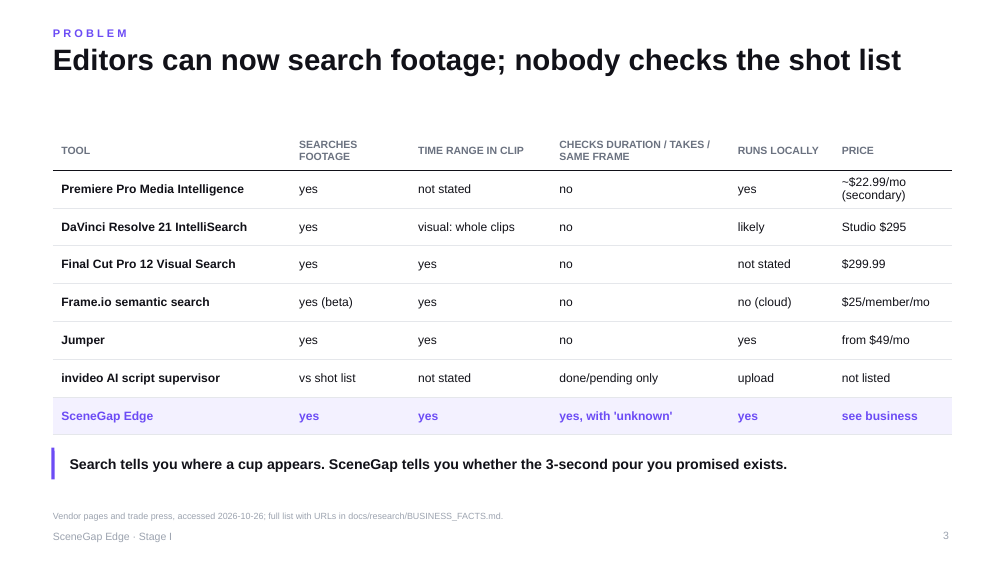
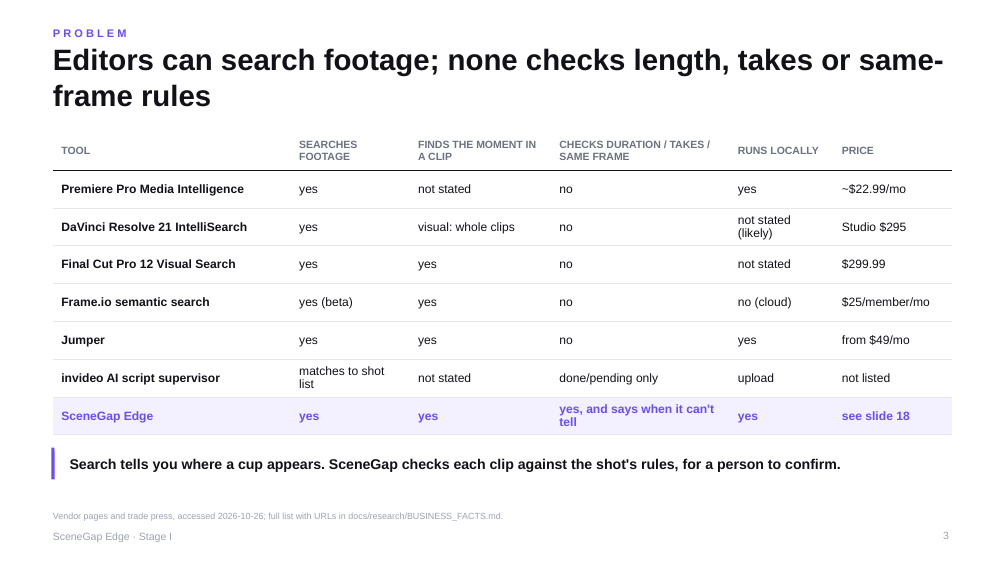
Before and after one commit to yu9bryan/scenegap-edge, a slide deck: slide 3 of docs/deck/SceneGapEdge_StageI_Proposal.pptx. Drawn at 1008x567 pixels with LibreOffice and Linux fonts; fonts in the diff are those of the drawing. Boxes give left, top, right and bottom in pixels: in the first picture for what was removed or moved away, otherwise in the second. Text is boxed around its words. In the diff, an @@ line names an element or a change of style, - is before the commit and + after.

```diff
--- a/docs/deck/SceneGapEdge_StageI_Proposal.pptx
+++ b/docs/deck/SceneGapEdge_StageI_Proposal.pptx
@@ title at (53,48,944,107): text changed @@
-Editors can now search footage; nobody checks the shot list
+Editors can search footage; none checks length, takes or same-frame rules
@@ table at (53,132,953,430) @@
-row 1, column 3: TIME RANGE IN CLIP
+row 1, column 3: FINDS THE MOMENT IN A CLIP
-row 2, column 6: ~$22.99/mo (secondary)
+row 2, column 6: ~$22.99/mo
-row 3, column 5: likely
+row 3, column 5: not stated (likely)
-row 7, column 2: vs shot list
+row 7, column 2: matches to shot list
-row 8, column 4: yes, with 'unknown'
+row 8, column 4: yes, and says when it can't tell
-row 8, column 6: see business
+row 8, column 6: see slide 18
@@ text at (70,458,841,472): text changed @@
-Search tells you where a cup appears. SceneGap tells you whether the 3-second pour you promised exists.
+Search tells you where a cup appears. SceneGap checks each clip against the shot's rules, for a person to confirm.
```
Also in this commit, not shown: 22 other slides changed, 1 slide added, 3 other files.
